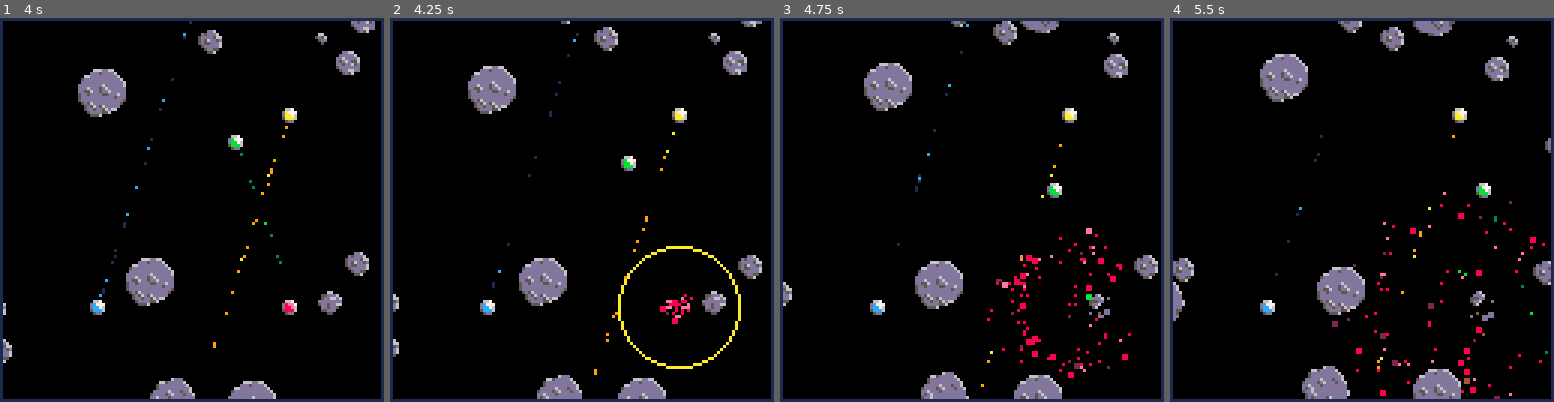
Above: before the commit, frames 1-4 (left to right).
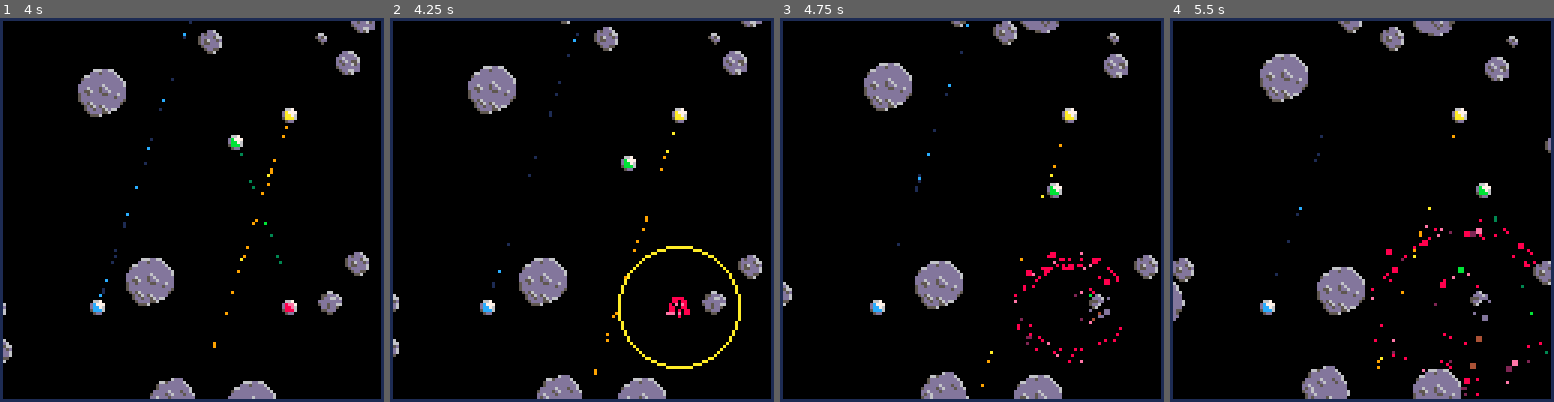
Above: after the commit, the same moments.

Repository: Ramito/PICO-8-Projects
Game: PICO-8 cartridge laserduel.p8
The game is run twice, just before and just after one commit, with the same random seed, the same clock (stepped at 60 frames per second) and the same inputs.
Inputs:
- Up to frame 1 (4 s): tap X (X key) at 0.33, 1.07, 1.85, 2.97 s; tap O (Z key) at 0.7, 1.7, 2.1, 2.5, 2.9, 3.3, 3.7 s; hold Right 1.6-2.1 s; hold Up 2.15-2.42 s; hold Right 2.47-3.03 s; hold Left 3.08-3.58 s; hold Down 3.63-3.97 s
- Up to frame 2 (4.25 s): hold Right from 4.02 s (still down); tap X (X key) at 4.08 s; tap O (Z key) at 4.1 s
- Up to frame 3 (4.75 s): tap O (Z key) at 4.5 s; release Right at 4.68 s; hold Up from 4.73 s (still down)
- Up to frame 4 (5.5 s): tap O (Z key) at 4.9, 5.3 s; release Up at 5.03 s; hold Left from 5.08 s (still down); tap X (X key) at 5.2 s

Frame 1 is identical in both runs. In frame 2, 0.3% of the frame differs, in the area x 70-79%, y 71-80%; in frame 3, 1.3%; in frame 4, 1.4%, in the area x 42-98%, y 45-100%.

Commit message:
General particle tweak

Diff:
--- a/laserduel.p8
+++ b/laserduel.p8
@@ -103,17 +103,13 @@
 	--note we pass ufo position. could cause issues if explosions moved
 	make_exp(ufo.pos,0,50,0.0025)
 	local radius=get_radius(ufo)
-	local particles=110
+	local particles=85
 	local p_i=flr(rnd(#random_arg_vec2-particles))
-	local v_i=flr(rnd(#random_arg_vec2-particles))
 	for i=1,particles do
 		local normpos=random_arg_vec2[p_i+i]
 		local pos=get_cached_vec2(1):set(normpos)
-		pos:scale(rnd(radius))
 		pos:add(ufo.pos)
-		local vel=get_cached_vec2(2):set(random_arg_vec2[v_i+i]):scale(rnd(0.3))
-		vel:add(ufo.vel)
-		make_spark_particle(pos,vel,ufo.index)
+		make_spark_particle(pos,ufo.vel,ufo.index)
 	end
 	ufo_respawn_queue[ufo.index]=600
 end
@@ -911,8 +907,9 @@
 		local part=particles[i]
 		part.life-=1
 		if part.life >= 0 then
-			part.pos:add(part.vel)
-			if (part.spark_palette > 0) part.vel:scale(0.9725)
+			local vel=part.vel
+			part.pos:add(vel)
+			vel:scale(1+sqrt(vel:dot(vel))*(-0.075))
 			i+=1
 		else
 			particles[i]=particles[active_particles]
